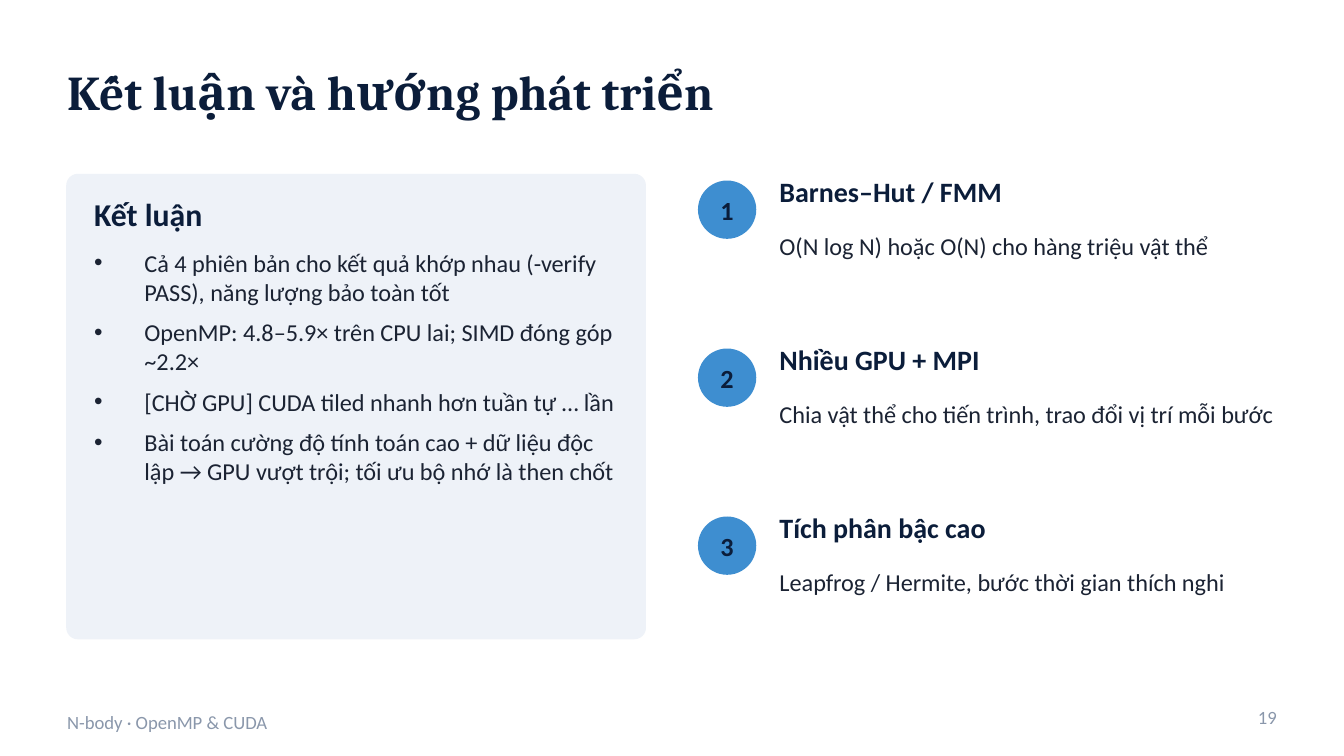
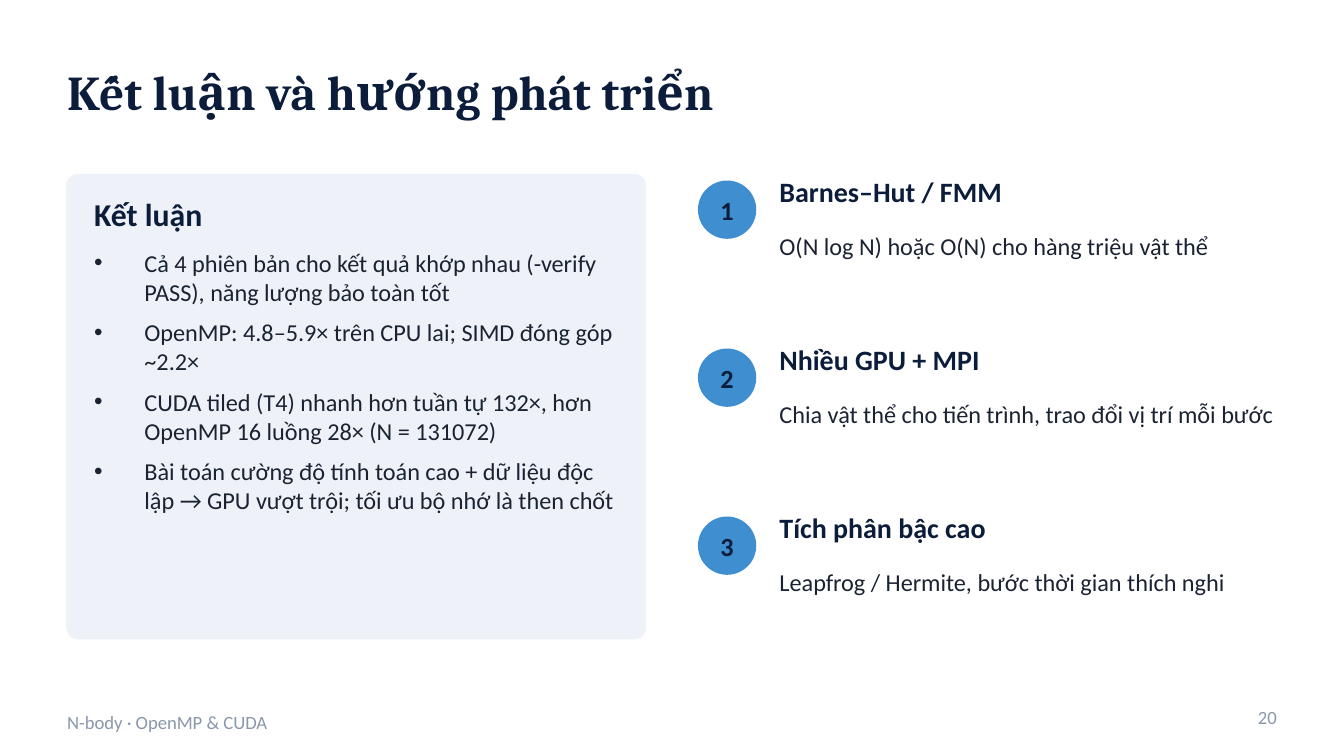
Before and after one commit to doanh9a246-afk/motcongmotbangmay, a slide deck: slide 20 of bao_cao/slide_nhom.pptx (slide 19 before the commit). Drawn at 1344x756 pixels with LibreOffice and Linux fonts; fonts in the diff are those of the drawing. Boxes give left, top, right and bottom in pixels: in the first picture for what was removed or moved away, otherwise in the second. Text is boxed around its words. In the diff, an @@ line names an element or a change of style, - is before the commit and + after.

```diff
--- a/bao_cao/slide_nhom.pptx
+++ b/bao_cao/slide_nhom.pptx
@@ text at bbox=[144, 392, 591, 444]: text changed @@
-• [CHỜ GPU] CUDA tiled nhanh hơn tuần tự … lần
+• CUDA tiled (T4) nhanh hơn tuần tự 132×, hơn OpenMP 16 luồng 28× (N = 131072)
@@ page number at bbox=[1258, 712, 1277, 724]: text changed @@
-19
+20
```
Also in this commit, not shown: 5 other slides changed, 2 slides added, 1 slide removed.
